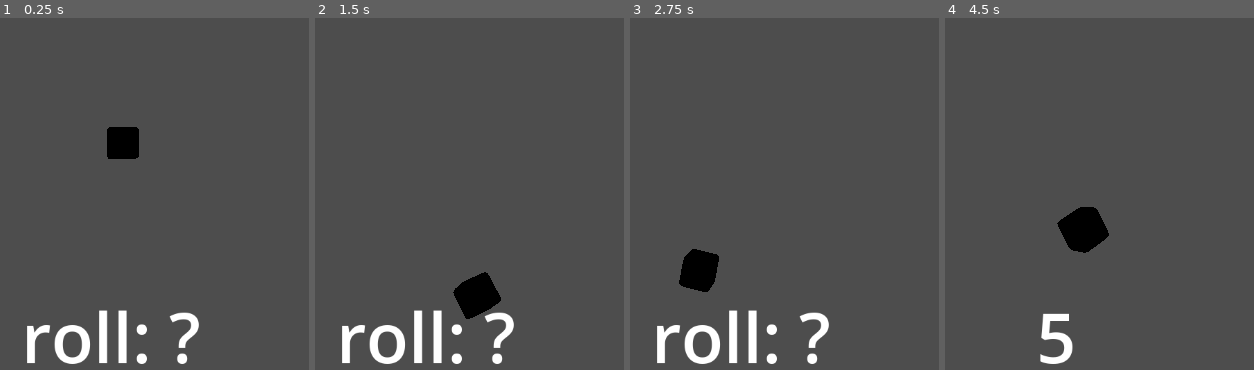
Above: before the commit, frames 1-4 (left to right).
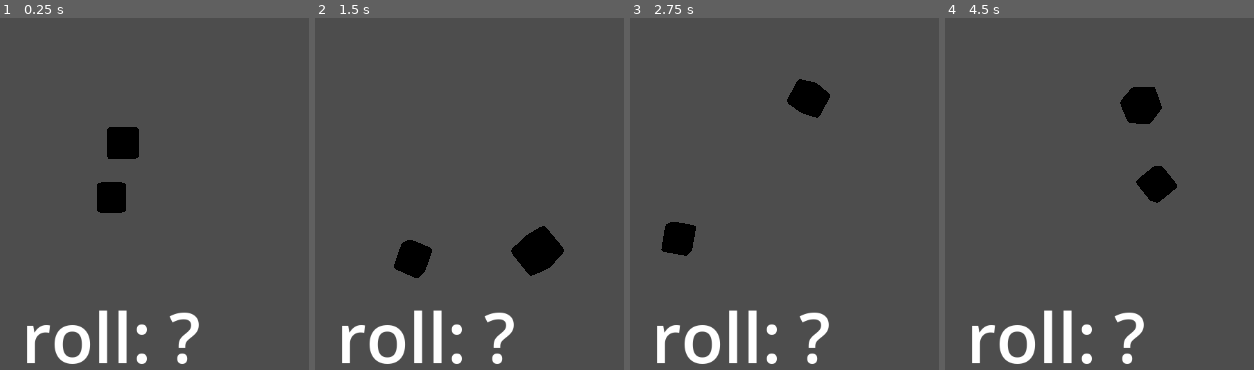
Above: after the commit, the same moments.

Repository: NotArchiveData/Cosolara
Game: Godot game, scene res://main.tscn
Same seed, same stepped clock (60 frames per second), same inputs: the game is played once before the commit and once after it.
Inputs:
- Up to frame 1 (0.25 s): no input
- Up to frame 2 (1.5 s): tap Enter (ui_accept) at 0.5, 0.77 s
- Up to frame 3 (2.75 s): tap Enter (ui_accept) at 1.52 s
- Up to frame 4 (4.5 s): tap Enter (ui_accept) at 3.02, 3.5, 3.77 s

The runs differ from the first frame. In frame 1, 0.8% of the frame differs, in the area x 31-41%, y 46-56%; in frame 2, 3.7%; in frame 3, 3.0%; in frame 4, 6.1%, in the area x 8-76%, y 19-99%.

Commit message:
added a second dice, and made the game display its sum

Diff:
--- a/DiceStuff/die.tscn
+++ b/DiceStuff/die.tscn
@@ -46,7 +46,6 @@
 
 [node name="DieRayCast6" parent="Raycasts" instance=ExtResource("3_0hvtr")]
 transform = Transform3D(1, 0, 0, 0, 1, 0, 0, 0, 1, 0, -1, 0)
-target_position = Vector3(2.08165e-12, -0.1, 2.08165e-12)
 opposite_side = 3
 
 [connection signal="sleeping_state_changed" from="." to="." method="_on_sleeping_state_changed"]
--- a/DiceStuff/raycast/die_raycast.gd
+++ b/DiceStuff/raycast/die_raycast.gd
@@ -4,8 +4,3 @@
 
 func _ready():
 	add_exception(owner)
-
-
-# Called every frame. 'delta' is the elapsed time since the previous frame.
-func _process(delta):
-	pass
--- a/main.gd
+++ b/main.gd
@@ -2,5 +2,27 @@
 
 @onready var label = $CanvasLayer/Label
 
+var die1_done = false
+var die2_done = false
+var die1 = 0
+var die2 = 0
+
 func _on_die_roll_finished(value):
-	label.text = str(value)
+	die1_done = true
+	die1 = value
+	check()
+
+func _on_die_2_roll_finished(value):
+	die2_done = true
+	die2 = value
+	check()
+
+func check():
+	if die1_done && die2_done:
+		var die_value = die1 + die2
+		label.text = str(die_value)
+
+		die1 = 0
+		die2 = 0
+		die1_done = false
+		die2_done = false
--- a/main.tscn
+++ b/main.tscn
@@ -18,6 +18,7 @@
 [node name="table" type="StaticBody3D" parent="."]
 
 [node name="CollisionShape3D" type="CollisionShape3D" parent="table"]
+transform = Transform3D(1, 0, 0, 0, 1, 0, 0, 0, 1, 0, -2.99459, 0)
 shape = SubResource("BoxShape3D_vq0ci")
 
 [node name="wall" type="StaticBody3D" parent="."]
@@ -51,6 +52,8 @@
 [node name="Die" parent="." instance=ExtResource("1_oypbc")]
 transform = Transform3D(1, 0, 0, 0, 1, 0, 0, 0, 1, 0.720691, 2, -3.559)
 
+[node name="Die2" parent="." instance=ExtResource("1_oypbc")]
+
 [node name="Camera3D" type="Camera3D" parent="."]
 transform = Transform3D(1, 0, 0, 0, 0.0348995, 0.999391, 0, -0.999391, 0.0348995, 0, 27.7224, -1.63461)
 fov = 58.633
@@ -73,3 +76,4 @@
 horizontal_alignment = 1
 
 [connection signal="roll_finished" from="Die" to="." method="_on_die_roll_finished"]
+[connection signal="roll_finished" from="Die2" to="." method="_on_die_2_roll_finished"]
